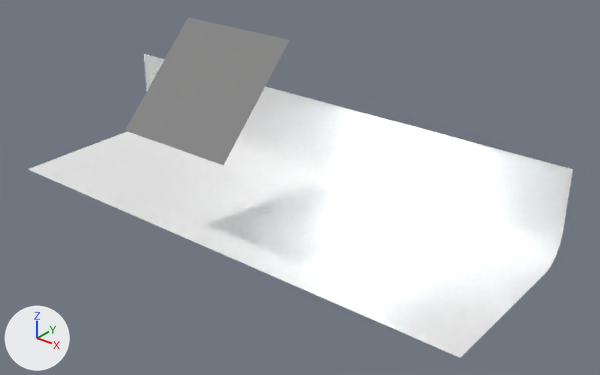
Two versions of the Blender file section5-animated-lamp/AnimatedLamp.blend, one commit apart.
Both versions are drawn from a 50 mm camera at (32.8, -37.2, 25.6) aimed at (3.4, -0.4, 2.9). The axes (+X, +Y, +Z) are drawn at lower left. The lights are the same throughout.

Objects in the first picture: 'Backdrop', 'LampBaseSource', 'LightSource', 'LightSourceWindow'.
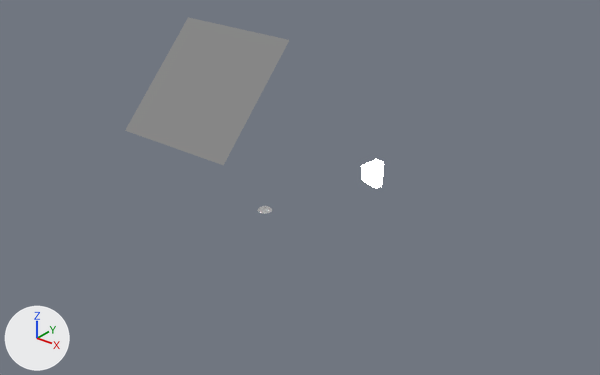
What the commit changed:
Mesh me_mesh is new.
It has 386 vertices, 384 faces and spans x -0.5..0.5, y -0.5..0.5, z 0.0..0.242.
Object 'LampBaseSource' (ob_lampbasesource) is now hidden.
Object 'Backdrop' (ob_backdrop) is now hidden.
Object 'LampBase' (ob_lampbase) is new; it shows me_mesh.
Its parent is ob_lamp.
Its location is (0.0, 0.0, 0.0).

Changed parts and their boxes [x1, y1, x2, y2] in the pictures (600 x 375 px):
'Backdrop', hidden
    before: [28, 54, 573, 358]
'LampBase', added
    after: [257, 206, 272, 214]
'LampBaseSource', hidden
    before: [257, 206, 272, 214]
